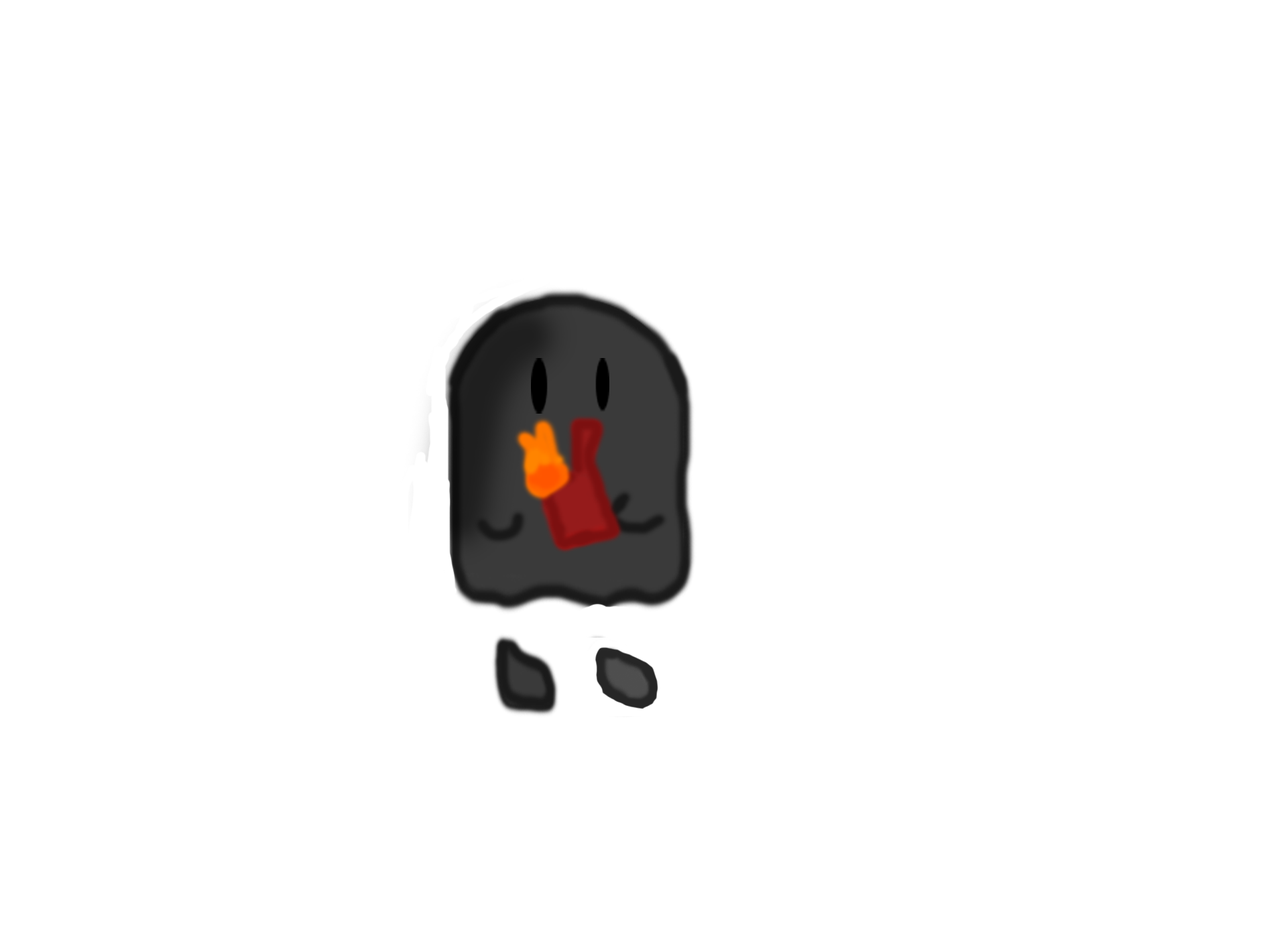
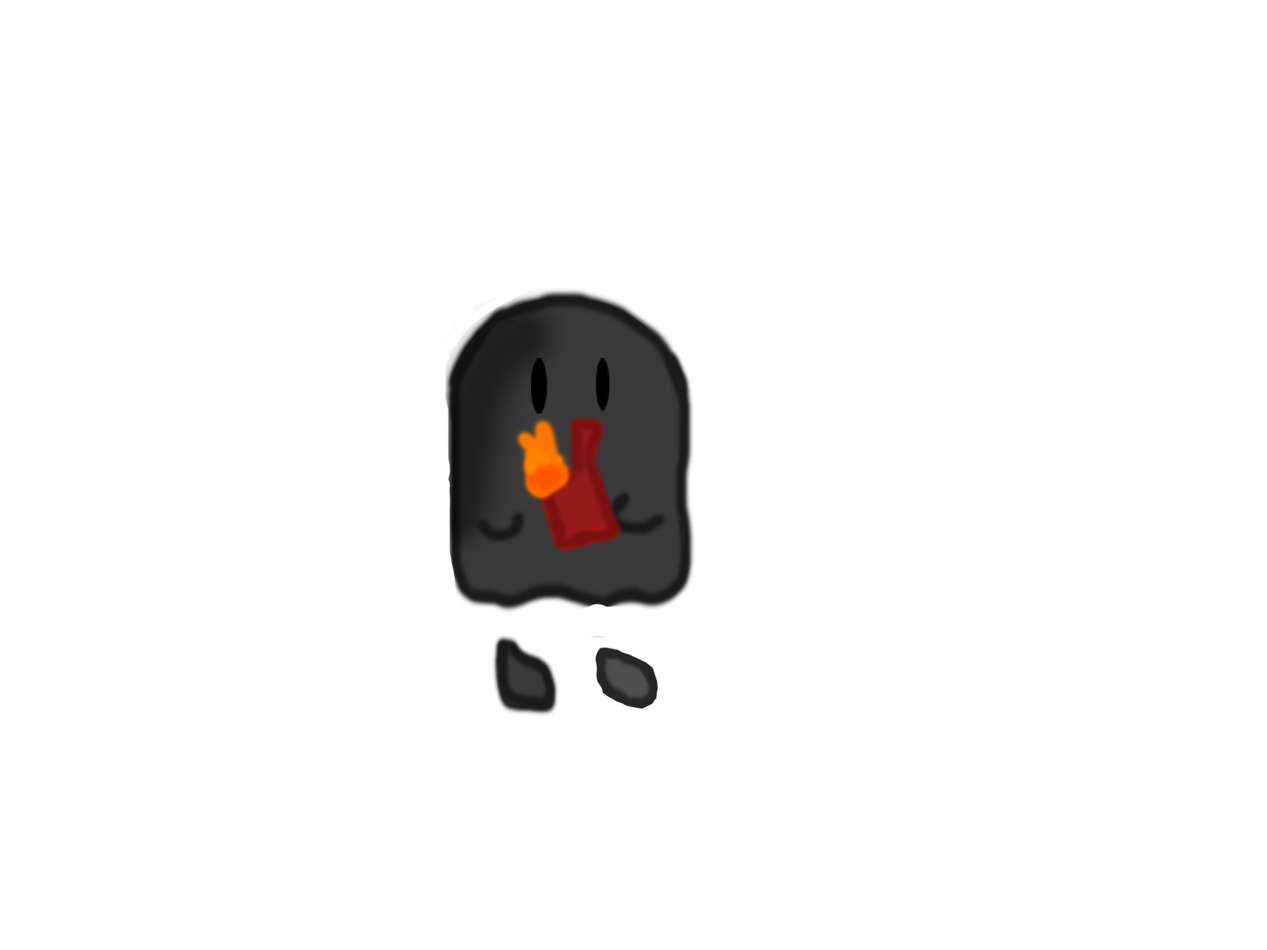
Layers edited between the first and the second 1267x950 image:
painted on "body, hands and lighter" over [408, 317, 513, 527]
